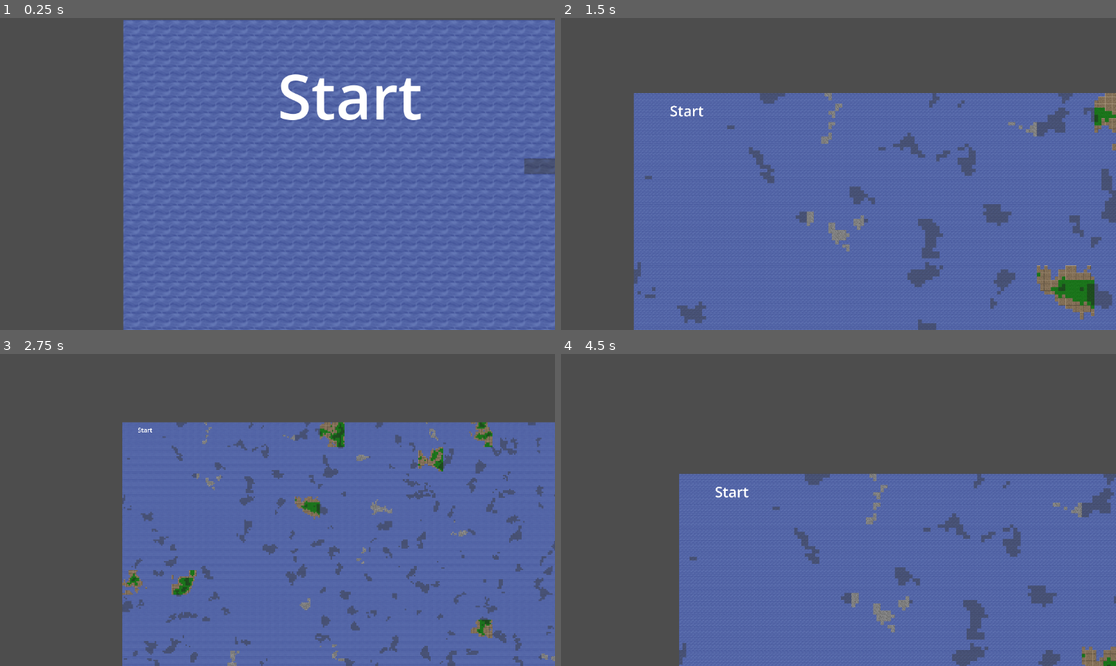
Above: before the commit, frames 1-4 (two rows, left to right).
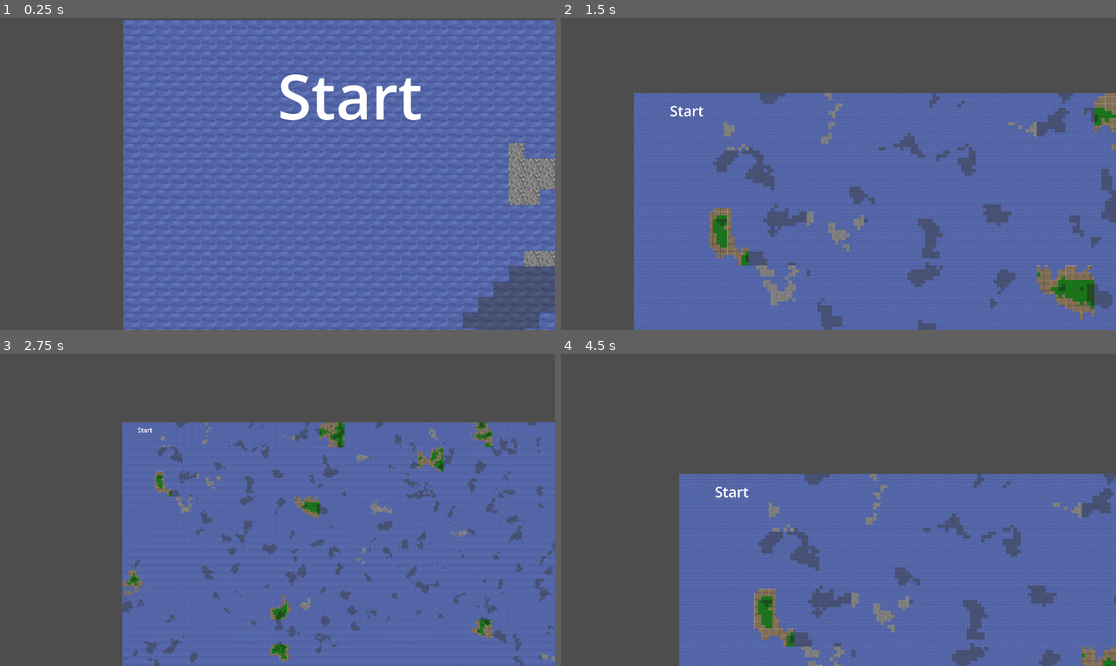
Above: after the commit, the same moments.

Repository: KN-Neuron/Neurogaming-wdrozenie-2026
Game: Godot game, scene res://main.tscn
Same seed, same stepped clock (60 frames per second), same inputs: the game is played once before the commit and once after it. The project has no main scene, so this scene is started directly.
Inputs:
- Up to frame 1 (0.25 s): no input
- Up to frame 2 (1.5 s): tap Enter at 0.5 s; hold Right (ui_right) 0.53-1.28 s; hold E 0.53-1.28 s; hold Down (ui_down) from 1.28 s (still down); tap Q at 1.35 s
- Up to frame 3 (2.75 s): release Down (ui_down) at 2.03 s; hold Right (ui_right) from 2.03 s (still down); hold E from 2.03 s (still down)
- Up to frame 4 (4.5 s): release Right (ui_right) at 2.78 s; release E at 2.78 s; hold Up (ui_up) 2.78-3.53 s; tap Q at 2.85, 4.35 s; hold E 3.53-4.28 s; hold Left (ui_left) from 3.53 s (still down)

The runs differ from the first frame. In frame 1, 3.9% of the frame differs, in the area x 83-100%, y 40-100%; in frame 2, 2.6%; in frame 3, 1.9%; in frame 4, 1.9%.

Commit message:
Enhance river generation by updating end position and refining noise calculation

Diff:
--- a/neuroship/World/Terrain/terrain_generator.gd
+++ b/neuroship/World/Terrain/terrain_generator.gd
@@ -3,8 +3,12 @@
 @export var debug_mode: bool = false
 
 @export var start_pos_tiles: Vector2 = Vector2(10, 10)
-@export var end_pos_tiles: Vector2 = Vector2(150, 200)
+@export var end_pos_tiles: Vector2 = Vector2(300, 300)
 @export var path_width_tiles: float = 15.0
+@export var max_path_deviation: float = 80.0
+
+var _baked_river_path: PackedVector2Array
+var _river_bounds: Rect2
 
 @export var chunk_size_pixels: Vector2 = Vector2(512, 512)
 
@@ -36,6 +40,8 @@
 	_noise.seed = world_seed
 	_noise.noise_type = FastNoiseLite.TYPE_SIMPLEX
 	_noise.frequency = noise_frequency
+
+	_generate_river_curve()
 
 	generate_chunk_map()
 
@@ -76,20 +82,65 @@
 
 			add_child(chunk_instance)
 
-func _get_world_noise(global_x: int, global_y: int) -> float:
+func _get_world_noise(global_x: float, global_y: float) -> float:
 	var base_noise: float = _noise.get_noise_2d(global_x, global_y)
+	var current_point = Vector2(global_x, global_y)
 
-	var current_point = Vector2(global_x, global_y)
-	var closest_path_point = Geometry2D.get_closest_point_to_segment(current_point, start_pos_tiles, end_pos_tiles)
-	var distance_to_path = current_point.distance_to(closest_path_point)
+	if not _river_bounds.has_point(current_point):
+		return base_noise
 
-	if distance_to_path < path_width_tiles:
-		var mask_strength = distance_to_path / path_width_tiles
+	var min_distance = 999999.0
+
+	for i in range(_baked_river_path.size() - 1):
+		var p1 = _baked_river_path[i]
+		var p2 = _baked_river_path[i+1]
+		var closest_pt = Geometry2D.get_closest_point_to_segment(current_point, p1, p2)
+		var dist = current_point.distance_to(closest_pt)
+		if dist < min_distance:
+			min_distance = dist
+
+	if min_distance < path_width_tiles:
+		var mask_strength = min_distance / path_width_tiles
 		var carved_noise = lerp(-1.0, base_noise, mask_strength)
-
-		return min(carved_noise, base_noise)
+		return min(base_noise, carved_noise)
 
 	return base_noise
+
+func _generate_river_curve() -> void:
+	var curve = Curve2D.new()
+
+	var path_vector = end_pos_tiles - start_pos_tiles
+	var path_length = path_vector.length()
+	var path_dir = path_vector.normalized()
+	var path_normal = Vector2(-path_dir.y, path_dir.x)
+
+	var handle_len = path_length * 0.25
+
+	var offset_one = randf_range(max_path_deviation * 0.5, max_path_deviation)
+	if randi() % 2 == 0:
+		offset_one = -offset_one
+
+	var offset_two = randf_range(max_path_deviation * 0.5, max_path_deviation)
+	if offset_one > 0:
+		offset_two = -offset_two
+
+	curve.add_point(start_pos_tiles)
+	var point_one = start_pos_tiles + (path_vector * 0.33)
+	curve.add_point(point_one + (path_normal * offset_one), -path_dir * handle_len, path_dir * handle_len)
+
+	var point_two = start_pos_tiles + (path_vector * 0.66)
+	curve.add_point(point_two + (path_normal * offset_two), -path_dir * handle_len, path_dir * handle_len)
+
+	curve.add_point(end_pos_tiles)
+
+	curve.bake_interval = 20.0
+	_baked_river_path = curve.get_baked_points()
+
+	_river_bounds = Rect2(start_pos_tiles, Vector2.ZERO)
+	for p in _baked_river_path:
+		_river_bounds = _river_bounds.expand(p)
+
+	_river_bounds = _river_bounds.grow(path_width_tiles + 2.0)
 
 func _create_debug_marker(tile_pos: Vector2, marker_text: String, marker_color: Color) -> void:
 	var marker = Node2D.new()
